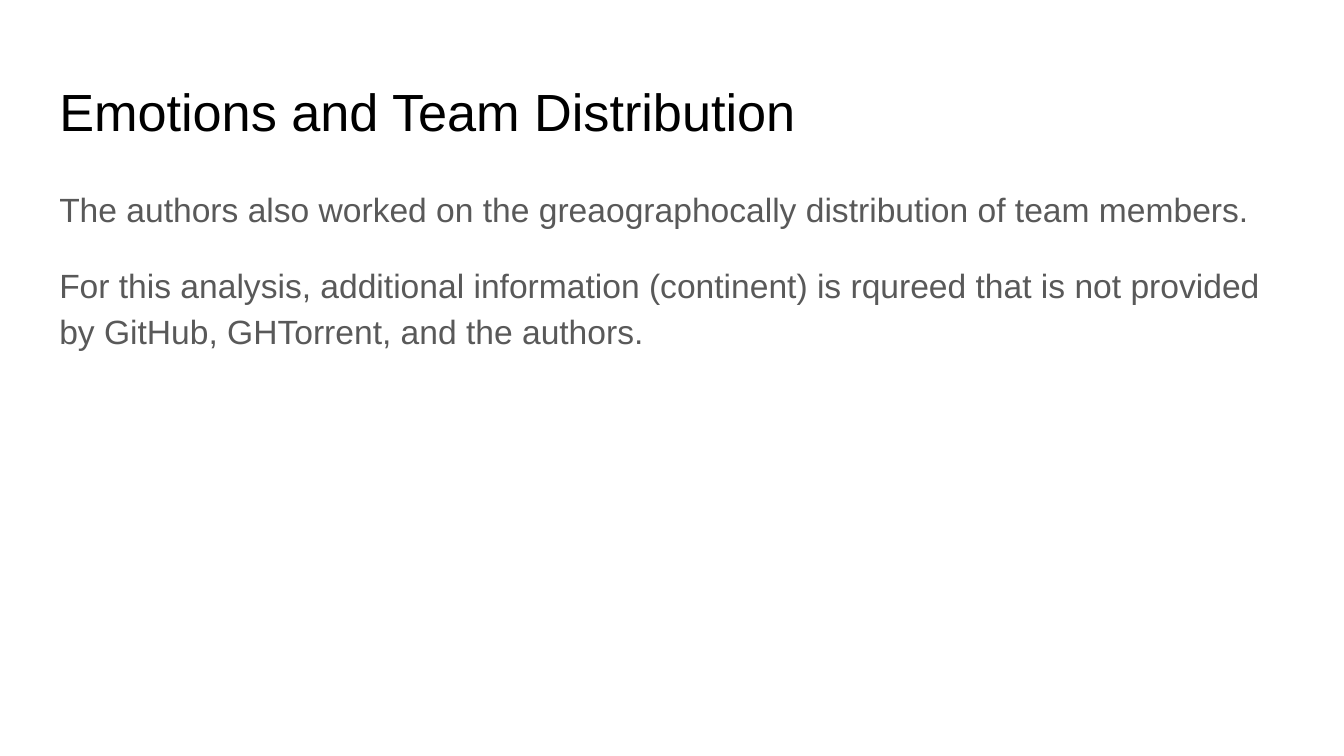
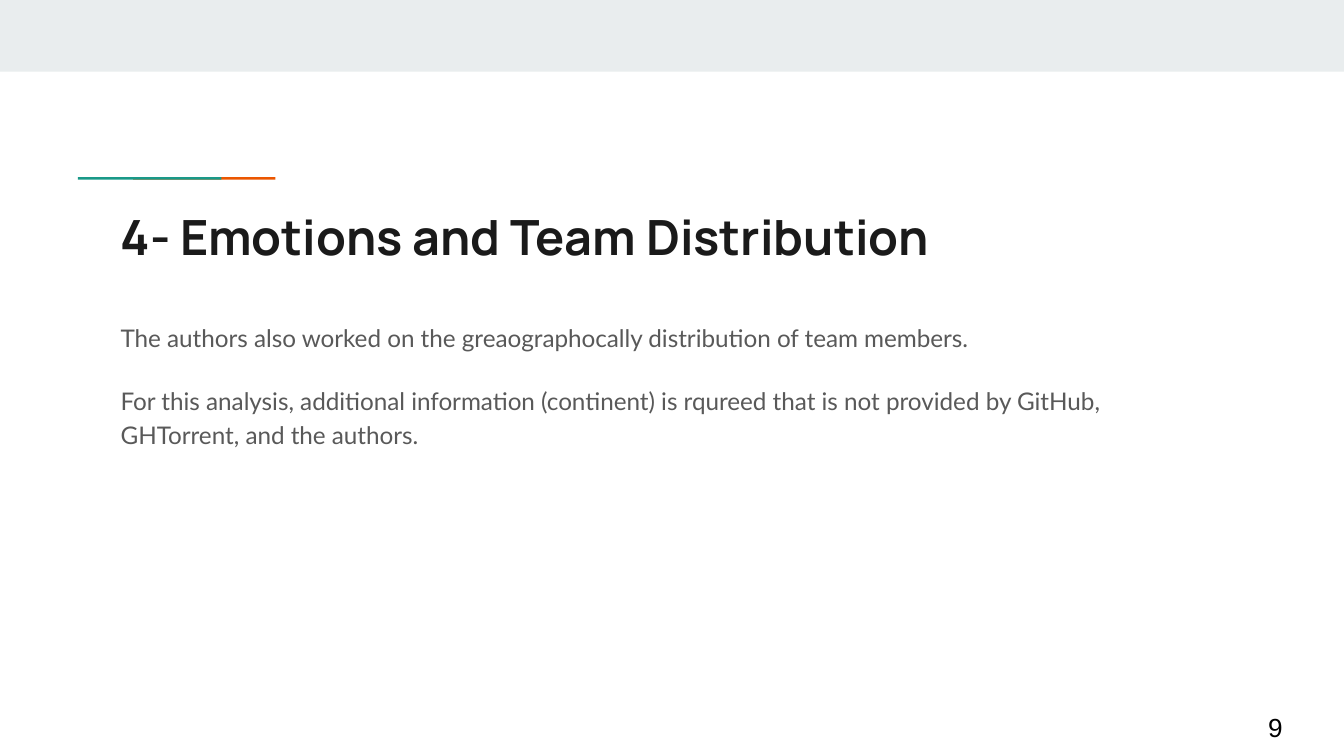
Before and after one commit to jodokae/cmput663-msr14-replic, a slide deck: slide 9 of Presentation-A1.pptx. Drawn at 1344x756 pixels with LibreOffice and Linux fonts; fonts in the diff are those of the drawing. Boxes give left, top, right and bottom in pixels: in the first picture for what was removed or moved away, otherwise in the second. Text is boxed around its words. In the diff, an @@ line names an element or a change of style, - is before the commit and + after.

```diff
--- a/Presentation-A1.pptx
+++ b/Presentation-A1.pptx
@@ rectangle added at (0, 0, 1344, 71), fill #E9EDEE @@
@@ rectangle added at (122, 175, 177, 181), fill #1A9988 @@
@@ rectangle added at (176, 175, 231, 181), fill #EB5600 @@
@@ title at (121, 219, 929, 256): text changed; size 28 to 26 pt; font Arial to Manrope; text colour #000000 to #1A1A1A; bold on @@
-Emotions and Team Distribution
+4- Emotions and Team Distribution
@@ text "The authors also worked on ...": place and size @@
-text "The authors also worked on ..." at (59, 197, 1260, 351)
+text "The authors also worked on ..." at (121, 329, 1100, 447)
@@ text "The authors also worked on ..." at (121, 329, 1100, 447): size 18 to 13 pt, font Arial to Lato @@
@@ page number added at (1268, 718, 1283, 738), 14 pt, text #000000 @@
+9
```
Also in this commit, not shown: 4 other slides changed, 5 slides added, 4 slides removed, 1 other file.
